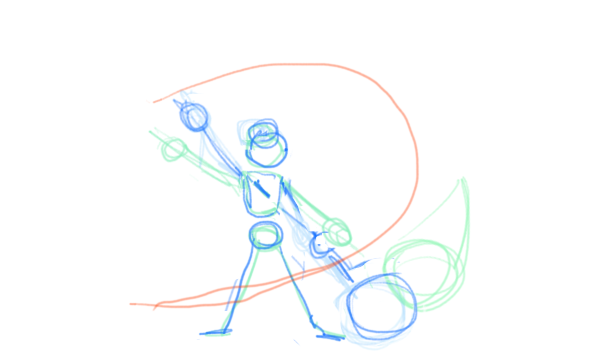
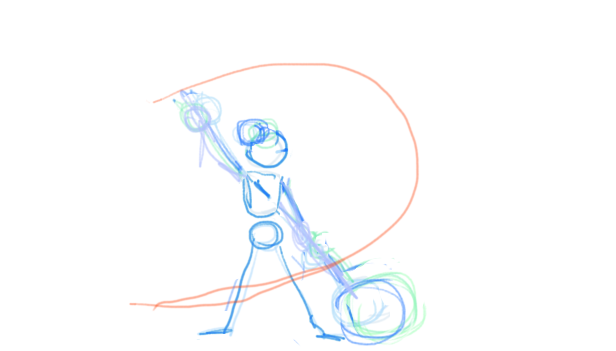
The second 616×351 image is a revision of the first. Changes to its layers:
painted on "Paint Layer 5" over left=148, top=88, right=471, bottom=351
